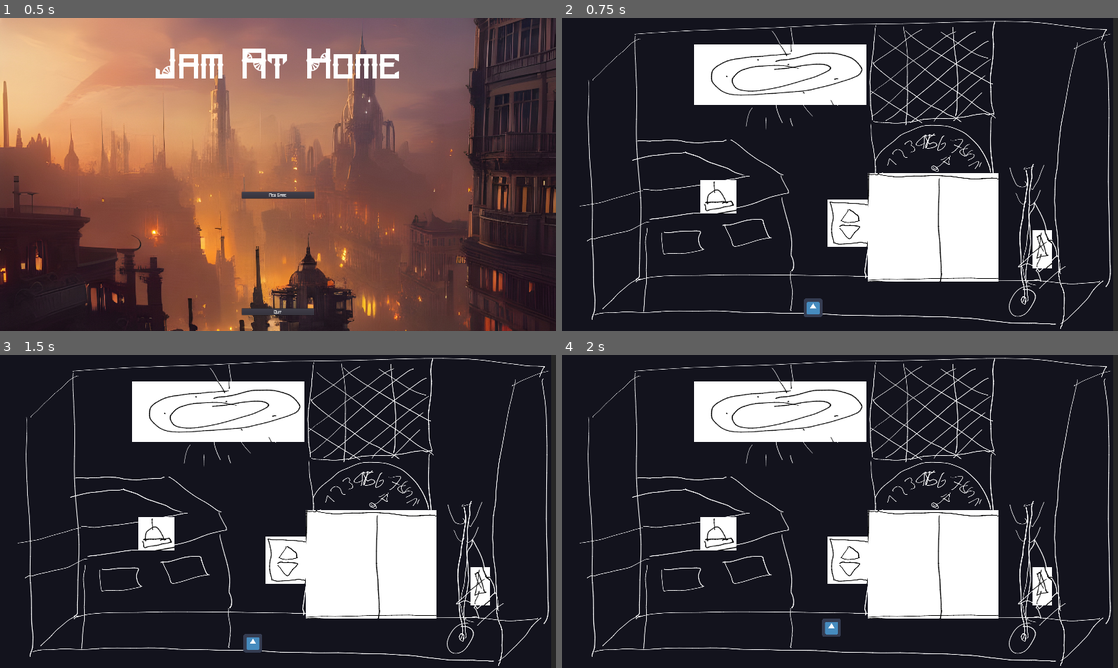
Above: before the commit, frames 1-4 (two rows, left to right).
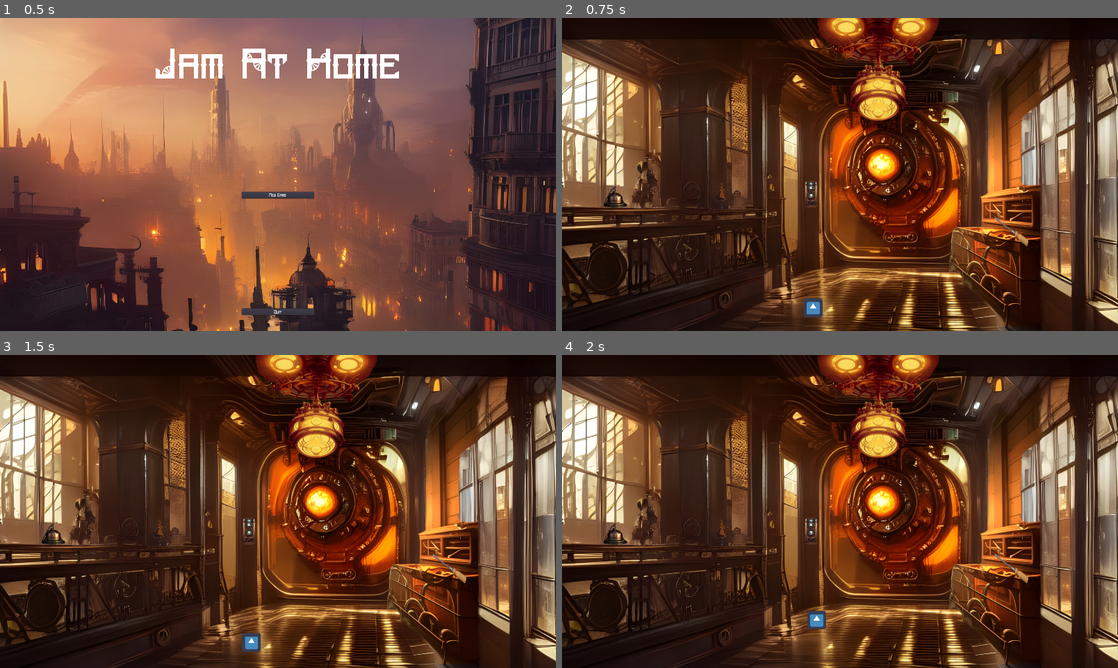
Above: after the commit, the same moments.

Repository: chippmann/dampfmechanische-einstellung
Game: Godot game, scene res://ui/menu/main_menu/MainMenu.tscn
Two runs of this game, one before a commit and one after it. Both use one fixed random seed, a clock stepped at 60 frames per second and the inputs below. The engine's default icon, where the game draws it, is replaced by a stand-in: a white triangle on a blue panel in a dark square. Sound files missing from this copy of the repository are replaced by a short silence.
Inputs (mouse positions are in pixels of both pictures, inside the frame that each line leads up to):
- Up to frame 1 (0.5 s): no input
- Up to frame 2 (0.75 s): click "New Game" at 0.5 s
- Up to frame 3 (1.5 s): click (372, 564) at 1.27 s
- Up to frame 4 (2 s): no input

Frame 1 is identical in both runs. In frame 2, 87% of the frame differs, in the area x 0-100%, y 0-100%; in frame 3, 87%; in frame 4, 87%.

Commit message:
replace textures

Diff:
--- a/rooms/Reception.tscn
+++ b/rooms/Reception.tscn
@@ -1,10 +1,10 @@
-[gd_scene load_steps=33 format=2]
+[gd_scene load_steps=29 format=2]
 
 [ext_resource path="res://objects/Reception/ScrewDriver/ScrewDriverPickUp.tres" type="Resource" id=1]
 [ext_resource path="res://assets/texture/Reception/Background.png" type="Texture" id=2]
 [ext_resource path="res://assets/texture/Reception/ElevatorButton.png" type="Texture" id=3]
 [ext_resource path="res://assets/texture/Reception/CeilingLight.png" type="Texture" id=4]
-[ext_resource path="res://assets/texture/Reception/ElevatorDoorAnimation/ElevatorDoor01.png" type="Texture" id=5]
+[ext_resource path="res://assets/texture/Reception/ElevatorInterior.png" type="Texture" id=5]
 [ext_resource path="res://assets/texture/Reception/ScrewDriver.png" type="Texture" id=6]
 [ext_resource path="res://assets/texture/Reception/ReceptionBell.png" type="Texture" id=7]
 [ext_resource path="res://objects/Reception/receptionBell/receptionBellRing.tres" type="Resource" id=8]
@@ -19,95 +19,101 @@
 [ext_resource path="res://objects/Reception/ElevatorDoor/ElevatorDoorPush03.tres" type="Resource" id=17]
 [ext_resource path="res://objects/Reception/ElevatorDoor/ElevatorDoorPush04.tres" type="Resource" id=18]
 [ext_resource path="res://assets/texture/Reception/Receptionist.png" type="Texture" id=19]
-[ext_resource path="res://assets/texture/Reception/ElevatorDoorAnimation/ElevatorDoor10.png" type="Texture" id=20]
-[ext_resource path="res://assets/texture/Reception/ElevatorDoorAnimation/ElevatorDoor00.png" type="Texture" id=21]
-[ext_resource path="res://assets/texture/Reception/ElevatorDoorAnimation/ElevatorDoor08.png" type="Texture" id=22]
-[ext_resource path="res://assets/texture/Reception/ElevatorDoorAnimation/ElevatorDoor03.png" type="Texture" id=23]
-[ext_resource path="res://assets/texture/Reception/ElevatorDoorAnimation/ElevatorDoor04.png" type="Texture" id=24]
-[ext_resource path="res://assets/texture/Reception/ElevatorDoorAnimation/ElevatorDoor02.png" type="Texture" id=25]
-[ext_resource path="res://assets/texture/Reception/ElevatorDoorAnimation/ElevatorDoor06.png" type="Texture" id=26]
-[ext_resource path="res://assets/texture/Reception/ElevatorDoorAnimation/ElevatorDoor09.png" type="Texture" id=27]
-[ext_resource path="res://assets/texture/Reception/ElevatorDoorAnimation/ElevatorDoor05.png" type="Texture" id=28]
-[ext_resource path="res://assets/texture/Reception/ElevatorDoorAnimation/ElevatorDoor07.png" type="Texture" id=29]
+[ext_resource path="res://assets/texture/Reception/ElevatorDoorAnimation/004.png" type="Texture" id=20]
+[ext_resource path="res://assets/texture/Reception/ElevatorDoorAnimation/000.png" type="Texture" id=21]
+[ext_resource path="res://assets/texture/Reception/ElevatorDoorAnimation/002.png" type="Texture" id=22]
+[ext_resource path="res://assets/texture/Reception/ElevatorDoorAnimation/005.png" type="Texture" id=23]
+[ext_resource path="res://assets/texture/Reception/ElevatorDoorAnimation/003.png" type="Texture" id=24]
+[ext_resource path="res://assets/texture/Reception/ElevatorDoorAnimation/001.png" type="Texture" id=25]
 [ext_resource path="res://objects/player/Player.tscn" type="PackedScene" id=30]
 
-[sub_resource type="SpriteFrames" id=1]
+[sub_resource type="SpriteFrames" id=3]
 animations = [ {
-"frames": [ ExtResource( 21 ), ExtResource( 5 ), ExtResource( 25 ), ExtResource( 23 ), ExtResource( 24 ), ExtResource( 28 ), ExtResource( 26 ), ExtResource( 29 ), ExtResource( 22 ), ExtResource( 27 ), ExtResource( 20 ) ],
+"frames": [ ExtResource( 23 ), ExtResource( 20 ), ExtResource( 24 ), ExtResource( 22 ), ExtResource( 25 ), ExtResource( 21 ) ],
 "loop": false,
 "name": "default",
-"speed": 12.0
+"speed": 6.0
 } ]
 
 [sub_resource type="NavigationPolygon" id=2]
-vertices = PoolVector2Array( 1633, 997, 1723, 1060, 136, 1014, 262, 899, 804, 889, 1048, 893, 1550, 977, 1704, 912, 1864, 912, 1587, 905 )
-polygons = [ PoolIntArray( 0, 1, 2, 3, 4, 5, 6 ), PoolIntArray( 7, 8, 1, 0 ), PoolIntArray( 6, 5, 9 ) ]
-outlines = [ PoolVector2Array( 262, 899, 804, 889, 1048, 893, 1587, 905, 1550, 977, 1633, 997, 1704, 912, 1864, 912, 1723, 1060, 136, 1014 ) ]
+vertices = PoolVector2Array( 781, 920, 854, 891, 988, 879, 1341, 887, 1487, 1026, 1530, 1080, 424, 1085 )
+polygons = [ PoolIntArray( 0, 1, 2, 3, 4, 5, 6 ) ]
+outlines = [ PoolVector2Array( 781, 920, 854, 891, 988, 879, 1341, 887, 1487, 1026, 1530, 1080, 424, 1085 ) ]
 
-[node name="Reception" type="Node2D"]
+[node name="Reception" type="Control"]
+margin_right = 1920.0
+margin_bottom = 1080.0
 
-[node name="Background" type="ParallaxBackground" parent="."]
-
-[node name="BackgroundImage" type="TextureRect" parent="Background"]
+[node name="ElevatorInteriorImage" type="TextureRect" parent="."]
+anchor_left = 0.383
+anchor_top = 0.267
 anchor_right = 1.0
 anchor_bottom = 1.0
+margin_left = 1.0
+margin_right = 1.0
+texture = ExtResource( 5 )
+
+[node name="ElevatorDoor" parent="." groups=["ElevatorDoor"] instance=ExtResource( 10 )]
+margin_left = 893.0
+margin_top = 285.0
+margin_right = 1429.0
+margin_bottom = 839.0
+expand = true
+actions = [ ExtResource( 14 ), ExtResource( 16 ), ExtResource( 17 ), ExtResource( 18 ) ]
+
+[node name="ElevatorDoorAnimation" type="AnimatedSprite" parent="ElevatorDoor" groups=["ElevatorDoorAnimation"]]
+position = Vector2( 266.875, 275.86 )
+scale = Vector2( 0.918614, 0.918614 )
+frames = SubResource( 3 )
+
+[node name="BackgroundImage" type="TextureRect" parent="."]
+anchor_right = 1.0
+anchor_bottom = 1.0
+mouse_filter = 2
 texture = ExtResource( 2 )
 expand = true
 
 [node name="CeilingLight" parent="." instance=ExtResource( 10 )]
-margin_left = 456.0
-margin_top = 90.0
-margin_right = 1052.0
-margin_bottom = 299.0
+margin_left = 881.0
+margin_top = -3.0
+margin_right = -616.0
+margin_bottom = -723.0
 texture_normal = ExtResource( 4 )
 expand = true
 actions = [ ExtResource( 9 ) ]
 
 [node name="ReceptionBell" parent="." instance=ExtResource( 10 )]
-margin_left = 478.0
-margin_top = 559.0
-margin_right = 603.0
-margin_bottom = 674.0
+margin_left = 140.0
+margin_top = 579.0
+margin_right = -1692.0
+margin_bottom = -421.0
 texture_normal = ExtResource( 7 )
 expand = true
 actions = [ ExtResource( 8 ) ]
 
 [node name="ElevatorButton" parent="." instance=ExtResource( 10 )]
-margin_left = 917.0
-margin_top = 626.0
-margin_right = 1076.0
-margin_bottom = 790.0
+margin_left = 835.0
+margin_top = 562.0
+margin_right = -1038.0
+margin_bottom = -427.0
 texture_normal = ExtResource( 3 )
 expand = true
 actions = [ ExtResource( 15 ) ]
 
-[node name="ElevatorDoor" parent="." groups=["ElevatorDoor"] instance=ExtResource( 10 )]
-margin_left = 1053.0
-margin_top = 537.0
-margin_right = 1501.0
-margin_bottom = 906.0
-expand = true
-actions = [ ExtResource( 14 ), ExtResource( 16 ), ExtResource( 17 ), ExtResource( 18 ) ]
-
-[node name="Animation" type="AnimatedSprite" parent="ElevatorDoor" groups=["ElevatorDoorAnimation"]]
-position = Vector2( 229, 186 )
-scale = Vector2( 1.63841, 1.18394 )
-frames = SubResource( 1 )
-
 [node name="ScrewDriver" parent="." groups=["ScrewDriver"] instance=ExtResource( 10 )]
-margin_left = 1625.0
-margin_top = 731.0
-margin_right = 1691.0
-margin_bottom = 864.0
+margin_left = 1493.0
+margin_top = 685.0
+margin_right = -308.0
+margin_bottom = -281.0
 texture_normal = ExtResource( 6 )
 expand = true
 actions = [ ExtResource( 1 ) ]
 
 [node name="Receptionist" parent="." groups=["Receptionist"] instance=ExtResource( 10 )]
-margin_left = -191.0
-margin_top = 565.0
-margin_right = -34.0
-margin_bottom = 886.0
+margin_left = -195.0
+margin_top = 352.0
+margin_right = -1958.0
+margin_bottom = -407.0
 texture_normal = ExtResource( 19 )
 actions = [ ExtResource( 12 ), ExtResource( 11 ), ExtResource( 13 ) ]
 
Binary file changed: assets/texture/Reception/Background.png
Binary file changed: assets/texture/Reception/CeilingLight.png
Binary file changed: assets/texture/Reception/ElevatorButton.png
Binary file changed: assets/texture/Reception/ElevatorDoor.png
Binary file added: assets/texture/Reception/ElevatorDoorAnimation/000.png
Not shown, added: assets/texture/Reception/ElevatorDoorAnimation/000.png.import
Binary file added: assets/texture/Reception/ElevatorDoorAnimation/001.png
Not shown, added: assets/texture/Reception/ElevatorDoorAnimation/001.png.import
Binary file added: assets/texture/Reception/ElevatorDoorAnimation/002.png
Not shown, added: assets/texture/Reception/ElevatorDoorAnimation/002.png.import
Binary file added: assets/texture/Reception/ElevatorDoorAnimation/003.png
Not shown, added: assets/texture/Reception/ElevatorDoorAnimation/003.png.import
(and 36 more such lines)
